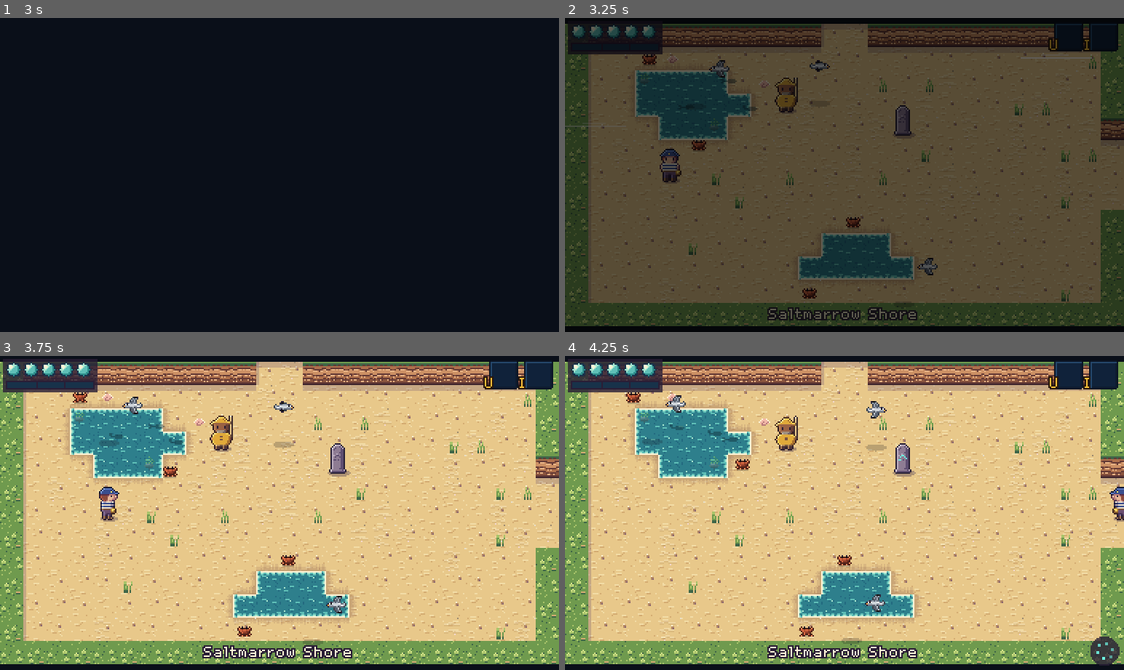
Above: before the commit, frames 1-4 (two rows, left to right).
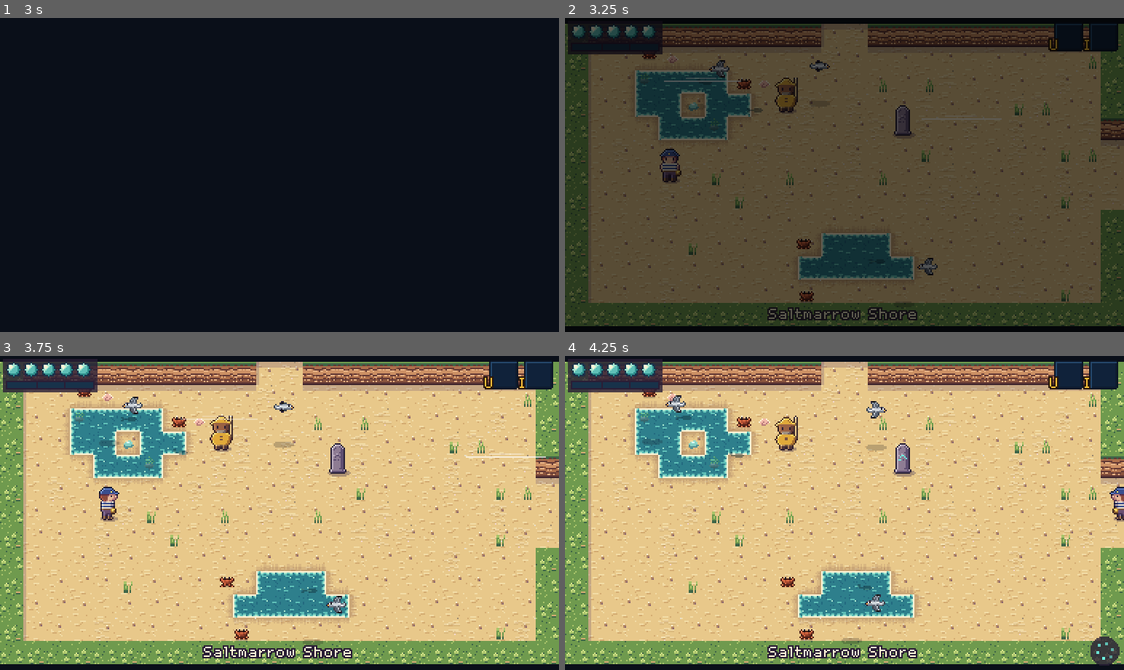
Above: after the commit, the same moments.

Repository: ashciraulo/Leviathan
Game: Godot game, scene res://tests/smoke_test.tscn
The game is run twice, just before and just after one commit, with the same random seed, the same clock (stepped at 60 frames per second) and the same inputs. This scene is started directly instead of the project's main scene.
Inputs (mouse positions are in pixels of both pictures, inside the frame that each line leads up to):
- Up to frame 1 (3 s): tap Enter (ui_accept) at 0.5, 0.77, 1.07, 1.25, 2, 2.75 s; move the mouse to (402, 159) at 0.52 s; hold D (move_right) 0.53-1.25 s; hold J (attack) 0.53-1.25 s; click (402, 159) at 0.67 s; drag from (167, 190) to (251, 237) at 1.27 s; move the mouse to (335, 105) at 2.02 s; hold D (move_right) 2.03-2.75 s; hold K (interact) 2.03-2.75 s; drag from (251, 237) to (111, 127) at 2.77 s
- Up to frame 2 (3.25 s): no input
- Up to frame 3 (3.75 s): move the mouse to (447, 560) at 3.52 s; hold A (move_left) from 3.53 s (still down); hold I (item_2) from 3.53 s (still down)
- Up to frame 4 (4.25 s): keep holding A (move_left); keep holding I (item_2); tap Enter (ui_accept) at 3.77, 4.07 s

Frame 1 is identical in both runs. In frame 2, 1.1% of the frame differs, in the area x 0-95%, y 11-91%; in frame 3, 1.3%, in the area x 13-98%, y 10-91%; in frame 4, 1.2%.

Commit message:
Sea-glass: twelve pieces hidden off the main path
A new collectible (item sea_glass, room letter *): five pieces sit behind
a tool (pond and sea islets, a lava islet, veiled planks, a cracked
boulder) and seven are tucked behind trees, huts, ribs and windmills, in
the Wreck's ruin, out on the flats at low tide and in the middle of the
ice. Each glints now and then, above scenery, and is picked up by walking
over it. world_rooms.py checks the count, one per room, reachability and
the tool gates; the smoke test picks one up and saves it.

Co-Authored-By: Claude Opus 5.5 <noreply@anthropic.com>
Claude-Session: https://claude.ai/code/session_01UYEn5XZXkHTUvmfLbrhNvJ

Diff:
--- a/locale/strings.csv
+++ b/locale/strings.csv
@@ -130,6 +130,8 @@
 ITEM_KEEPER_LAMP_DESC,"The Saltmarrow light, small enough to carry. Keep it lit."
 ITEM_GLINT,Glints
 ITEM_GLINT_DESC,Shell coins. Saltmarrow's traders take them.
+ITEM_SEA_GLASS,Sea-glass
+ITEM_SEA_GLASS_DESC,"Smooth, frosted glass, worn round by the sea."
 ITEM_MAP,Dungeon map
 ITEM_MAP_DESC,Shows every room here.
 ITEM_COMPASS,Compass
--- a/rooms/room_0_0.tscn
+++ b/rooms/room_0_0.tscn
@@ -8,7 +8,7 @@
 layout = "###########..###########
 #......................#
 #..~~~~................#
-#..~~~~~.1.............#
+#..~~*~~.1.............#
 #...~~~.......T........#
 #.......................
 #...P...................
--- a/rooms/room_0_2.tscn
+++ b/rooms/room_0_2.tscn
@@ -7,7 +7,7 @@
 name_key = "ROOM_COCKLE_FLATS"
 biome = "sunken_verge"
 layout = "########################
-#~~~~~~~~~~~~~~~~~~~~~~#
+#~~~~~~~~~~*~~~~~~~~~~~#
 #~~~~~~~rrrrr~~~~~~~~~~#
 #~~~rrrrrrrrrrrrd~~~~~~#
 #~rrrrrrrrrrrrrrrrrr~~~#
--- a/rooms/room_1_1.tscn
+++ b/rooms/room_1_1.tscn
@@ -11,7 +11,7 @@
 #...b..............~~..#
 #..................~~..#
 #.......####...........#
-#.......#..#.....b.....#
+#.......#*.#.....b.....#
 #.......#..#...........#
 #.......................
 #..T....................
--- a/rooms/room_2_-2.tscn
+++ b/rooms/room_2_-2.tscn
@@ -17,5 +17,5 @@
 ......................##
 #~~~~~..........~~~~~~##
 #~~~~~~~~~~~~~~~~~~~~~##
-#~~~~~~~~~~~~~~~~~~~~###
+#~~~~~~~~~*~~~~~~~~~~###
 ########################"
--- a/rooms/room_2_-3.tscn
+++ b/rooms/room_2_-3.tscn
@@ -12,7 +12,7 @@
 ###....g................
 ##......................
 ......xxxxxx.........###
-......xxxxxxxx.......###
+......xxx*xxxx.......###
 ......xxxxxx.........###
 ##..........g.......####
 ###....~~~~.........####
--- a/rooms/room_4_-1.tscn
+++ b/rooms/room_4_-1.tscn
@@ -7,7 +7,7 @@
 name_key = "ROOM_LANTERN_WALK"
 biome = "brinewood"
 layout = "###########..###########
-####..................##
+####..*...............##
 ###...M.....l.....M...##
 ##......~~~~...........#
 #...c..~~~~~~....m.....#
--- a/rooms/room_4_-4.tscn
+++ b/rooms/room_4_-4.tscn
@@ -15,7 +15,7 @@
 #...................####
 ......................##
 ..........t...........##
-......................##
+......*...............##
 #.....J..........J....##
 ##....................##
 ####.................###
--- a/rooms/room_5_-2.tscn
+++ b/rooms/room_5_-2.tscn
@@ -11,7 +11,7 @@
 #~~~~~~~~~~~~~~~~~~~~~~#
 #~~~~~~~~~~~~~~~~~~~~~~#
 #~~...~~~~~l~~~~~...~~~#
-..:...::::::::::::...:..
+..:.*.::::::::::::...:..
 ..~.H.~~~~~:~~~~~.H..~..
 ..~...~~~~~:~~~~~....~..
 #.~~:~~~~..:..~~~~:~~~.#
--- a/rooms/room_6_1.tscn
+++ b/rooms/room_6_1.tscn
@@ -8,7 +8,7 @@
 biome = "gloamfen"
 chest_item = "breath_pearl"
 layout = "########################
-######.......~~~~~~#####
+######.......vvv*~~#####
 ####.....w...~~~~~~~~###
 ###..........~~~~~~~~~##
 .................C...~~#
--- a/rooms/room_8_0.tscn
+++ b/rooms/room_8_0.tscn
@@ -7,7 +7,7 @@
 name_key = "ROOM_RIB_HOLLOW"
 biome = "ossuary"
 layout = "########################
-####................####
+####.*..............####
 ###..U..U..U..U..U...###
 ##....................##
 #.........A...........##
--- a/rooms/room_9_-1.tscn
+++ b/rooms/room_9_-1.tscn
@@ -7,8 +7,8 @@
 name_key = "ROOM_SCORCHED_PASS"
 biome = "cinderreach"
 layout = "###########..###########
-#.........#..#.........#
-#...e.....#..#....~~...#
+#.........#..#......#*##
+#...e.....#..#....~~.Y.#
 #.........#..#...~~~~..#
 #..............T.......#
 #......................#
--- a/rooms/room_9_-2.tscn
+++ b/rooms/room_9_-2.tscn
@@ -12,7 +12,7 @@
 #~~~~~..............~~~#
 #~~~.......~~~~.......~#
 .........~~~~~~~........
-........~~~~~~~~~.......
+........~~~~*~~~~.......
 .........~~~~~~~........
 #....e.....~~~.....e...#
 #......................#
--- a/scripts/items/items.gd
+++ b/scripts/items/items.gd
@@ -71,6 +71,8 @@
 	"breath_pearl": {"kind": PEARL, "icon": 21, "max": 5},
 	"keeper_lamp": {"kind": QUEST, "icon": 22},
 	"glint": {"kind": CURRENCY, "icon": 23, "max": 999},
+	# Twelve pieces hidden off the beaten path (SeaGlass, room letter *).
+	"sea_glass": {"kind": QUEST, "icon": 32, "max": 12},
 	# Dungeon items (templates: the real ids are <dungeon>_map and so on).
 	"map": {"kind": DUNGEON, "icon": 27},
 	"compass": {"kind": DUNGEON, "icon": 28},
--- a/scripts/world/room.gd
+++ b/scripts/world/room.gd
@@ -29,6 +29,7 @@
 ##          7  Marlo Pike's market stall (MarketStall)
 ##          k  Pell's three-clawed crab (shows once Pell asks for it)
 ##          C  chest (holds chest_item)
+##          *  a piece of sea-glass (SeaGlass; one per room, overworld only)
 ##          :  boardwalk over water (walkable; regions with "boardwalk" tiles)
 ##          X  locked hatch (all X in a room open with one small key)
 ##          D  doorway to door_to, arriving on door_spawn
@@ -572,6 +573,11 @@
 			door.target_room = door_to
 			door.target_tile = door_spawn
 			node = door
+		"*":
+			var glass := SeaGlass.new()
+			glass.room_coord = coord
+			glass.tile = Vector2i(int(pos.x) / TILE, int(pos.y) / TILE)
+			node = glass
 		"k":
 			node = QuestCrab.new()
 		"7":
--- /dev/null
+++ b/scripts/world/sea_glass.gd
@@ -0,0 +1,84 @@
+class_name SeaGlass
+extends Area2D
+## A piece of sea-glass lying in some out-of-the-way corner of the
+## overworld (room letter *). Twelve in all. Wren picks one up by walking
+## over it; it glints now and then so a sharp eye can spot it from across
+## the screen. Each is saved as its own flag, so it never comes back.
+
+const TOTAL := 12
+## Seconds between glints, and how long a glint lasts.
+const GLINT_EVERY := 2.6
+const GLINT_TIME := 0.35
+## Frosted sea-glass: pale aqua body, light edge, darker underside.
+const BODY := Color(0.55, 0.85, 0.8, 0.9)
+const EDGE := Color(0.85, 1.0, 0.96)
+const UNDER := Color(0.28, 0.55, 0.58, 0.9)
+const SPARK := Color(1.0, 1.0, 0.94)
+
+var room_coord := Vector2i.ZERO
+var tile := Vector2i.ZERO
+var _time := 0.0
+var _taken := false
+## The glint is drawn above scenery, so a piece tucked behind a tree or a
+## hut still flashes through it now and then.
+var _spark: Node2D
+
+
+func _ready() -> void:
+	if GameState.has_flag(flag_key()):
+		queue_free()
+		return
+	Layers.assign(self, 0, [Layers.PLAYER])
+	monitorable = false
+	add_child(Layers.rect_shape(Vector2(10, 8), Vector2(0, -3)))
+	body_entered.connect(_on_body_entered)
+	_spark = Node2D.new()
+	_spark.z_index = 30
+	_spark.draw.connect(_draw_spark)
+	add_child(_spark)
+	# Glints out of step with each other, so two in view don't flash together.
+	_time = fmod(float(absi(room_coord.x * 7 + room_coord.y * 13 + tile.x)), GLINT_EVERY)
+
+
+func flag_key() -> String:
+	return "sea_glass_%d_%d" % [room_coord.x, room_coord.y]
+
+
+func _process(delta: float) -> void:
+	_time += delta
+	_spark.queue_redraw()
+
+
+func _draw() -> void:
+	# A small rounded shard, lying flat.
+	draw_colored_polygon(PackedVector2Array([
+		Vector2(-3, -3), Vector2(1, -5), Vector2(4, -3), Vector2(3, -1), Vector2(-2, 0),
+	]), UNDER)
+	draw_colored_polygon(PackedVector2Array([
+		Vector2(-3, -4), Vector2(1, -6), Vector2(4, -4), Vector2(2, -2), Vector2(-2, -2),
+	]), BODY)
+	draw_rect(Rect2(-1, -5, 2, 1), EDGE)
+
+
+func _draw_spark() -> void:
+	var t := fmod(_time, GLINT_EVERY)
+	if t < GLINT_TIME:
+		var s := roundf(sin(t / GLINT_TIME * PI) * 3.0)
+		var at := Vector2(1, -5)
+		_spark.draw_rect(Rect2(at.x - s, at.y, s * 2 + 1, 1), SPARK)
+		_spark.draw_rect(Rect2(at.x, at.y - s, 1, s * 2 + 1), SPARK)
+
+
+func _on_body_entered(body: Node2D) -> void:
+	if _taken or not body is Player:
+		return
+	_taken = true
+	GameState.set_flag(flag_key())
+	GameState.give_item("sea_glass")
+	var found := GameState.item_count("sea_glass")
+	if found >= TOTAL:
+		Audio.play_jingle("jingle_secret")
+	else:
+		# Each piece rings a little higher than the last.
+		Audio.play_sfx("pickup", global_position, 1.0 + found * 0.05)
+	queue_free()
--- a/tests/screenshots.gd
+++ b/tests/screenshots.gd
@@ -40,10 +40,12 @@
 	add_child(game)
 	await _wait(0.6)
 	# SHOTS_ONLY=kiln captures just the Kiln (for quick local runs).
-	if OS.get_environment("SHOTS_ONLY") in ["hull", "kiln", "mire", "gale", "glacier", "belfry", "tomb", "maw", "extras", "goods", "echoes", "mantle", "lowe", "crucible", "turn", "mural", "ending", "shop", "dream", "ambience", "journal", "belfry_lowe", "tobin", "rowing"]:
+	if OS.get_environment("SHOTS_ONLY") in ["hull", "kiln", "mire", "gale", "glacier", "belfry", "tomb", "maw", "extras", "goods", "echoes", "mantle", "lowe", "crucible", "turn", "mural", "ending", "shop", "dream", "ambience", "journal", "belfry_lowe", "tobin", "rowing", "seaglass"]:
 		match OS.get_environment("SHOTS_ONLY"):
 			"ambience":
 				await _ambience_shots(game)
+			"seaglass":
+				await _sea_glass_shots(game)
 			"hull":
 				await _hull_shots(game)
 			"kiln":
@@ -1635,6 +1637,25 @@
 		await _capture(shots[coord][0])
 
 
+## SHOTS_ONLY=seaglass: a few of the twelve pieces where they lie.
+func _sea_glass_shots(game: Node) -> void:
+	var shots := {
+		Vector2i(4, -1): ["glass_lantern_walk", Vector2i(9, 5)],
+		Vector2i(5, -2): ["glass_old_stilts", Vector2i(8, 9)],
+		Vector2i(9, -1): ["glass_scorched_pass", Vector2i(17, 5)],
+		Vector2i(6, 1): ["glass_lumen_pool", Vector2i(9, 4)],
+		Vector2i(1, 1): ["glass_wreck", Vector2i(9, 10)],
+		Vector2i(9, -2): ["glass_slag_fields", Vector2i(12, 2)],
+	}
+	for coord: Vector2i in shots:
+		var tile: Vector2i = shots[coord][1]
+		GameState.set_checkpoint(coord, Vector2(tile.x * Room.TILE + 8, tile.y * Room.TILE + 12))
+		SaveManager.save_game()
+		game.respawn()
+		await _wait(2.2)
+		await _capture(shots[coord][0])
+
+
 func _echoes_shots(game: Node) -> void:
 	for flag in ["boss_hull", "boss_kiln", "boss_mire", "boss_gale", "boss_glacier", "boss_belfry", "boss_tomb", "boss_maw_vael", "the_end", StoryDirector.ENDING_FLAG]:
 		GameState.set_flag(flag)
--- a/tests/smoke_test.gd
+++ b/tests/smoke_test.gd
@@ -3776,6 +3776,45 @@
 	await _wait(0.1)
 	chest.queue_free()
 	GameState.reset_new_game()
+	await _test_sea_glass()
+
+
+## Twelve pieces of sea-glass, one per room; walking over one picks it up
+## for good, and the count survives a save.
+func _test_sea_glass() -> void:
+	var total := 0
+	for coord: Vector2i in RoomInfo.in_area(""):
+		total += "".join(RoomInfo.get_room(coord)["rows"]).count("*")
+	_check(total == SeaGlass.TOTAL and Items.max_count("sea_glass") == SeaGlass.TOTAL, "%d pieces of sea-glass in the overworld" % total)
+	_check(tr("ITEM_SEA_GLASS") != "ITEM_SEA_GLASS", "sea-glass has a name")
+	GameState.reset_new_game()
+	GameState.set_checkpoint(Vector2i(1, 1), GameState.NO_POSITION)
+	var game: Node = (load("res://scenes/game.tscn") as PackedScene).instantiate()
+	add_child(game)
+	await _wait(0.5)
+	var glass: SeaGlass = null
+	for child in game.current_room.get_children():
+		if child is SeaGlass:
+			glass = child
+	_check(glass != null, "the Wreck's ruin holds a piece of sea-glass")
+	if glass:
+		var player: Player = game.player
+		player.global_position = glass.global_position
+		await _wait(0.3)
+		_check(GameState.item_count("sea_glass") == 1 and not is_instance_valid(glass), "walking over sea-glass picks it up")
+		var saved := GameState.to_dict()
+		GameState.reset_new_game()
+		GameState.from_dict(saved)
+		_check(GameState.item_count("sea_glass") == 1 and GameState.has_flag("sea_glass_1_1"), "the sea-glass count and the piece's flag are saved")
+		var again: Room = (load("res://rooms/room_1_1.tscn") as PackedScene).instantiate()
+		again.coord = Vector2i(1, 1)
+		add_child(again)
+		await _wait(0.1)
+		_check(not again.get_children().any(func(c: Node) -> bool: return c is SeaGlass and not c.is_queued_for_deletion()), "a piece picked up stays gone")
+		again.queue_free()
+	game.queue_free()
+	await _wait(0.1)
+	GameState.reset_new_game()
 
 
 ## Lullaby Point: open sea until the seventh bell; then the Old One's back
Binary file changed: assets/ui/items.png
Not shown, added: scripts/world/sea_glass.gd.uid
